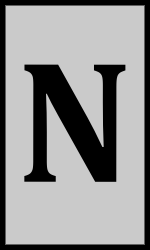
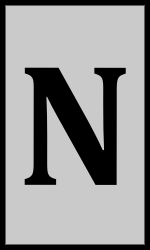
Before/after of a w=150, h=250 layered artwork. What changed in the layer stack:
painted on "Paint Layer 1" over [24, 64, 126, 185]
painted on "Background" over [24, 64, 126, 185]